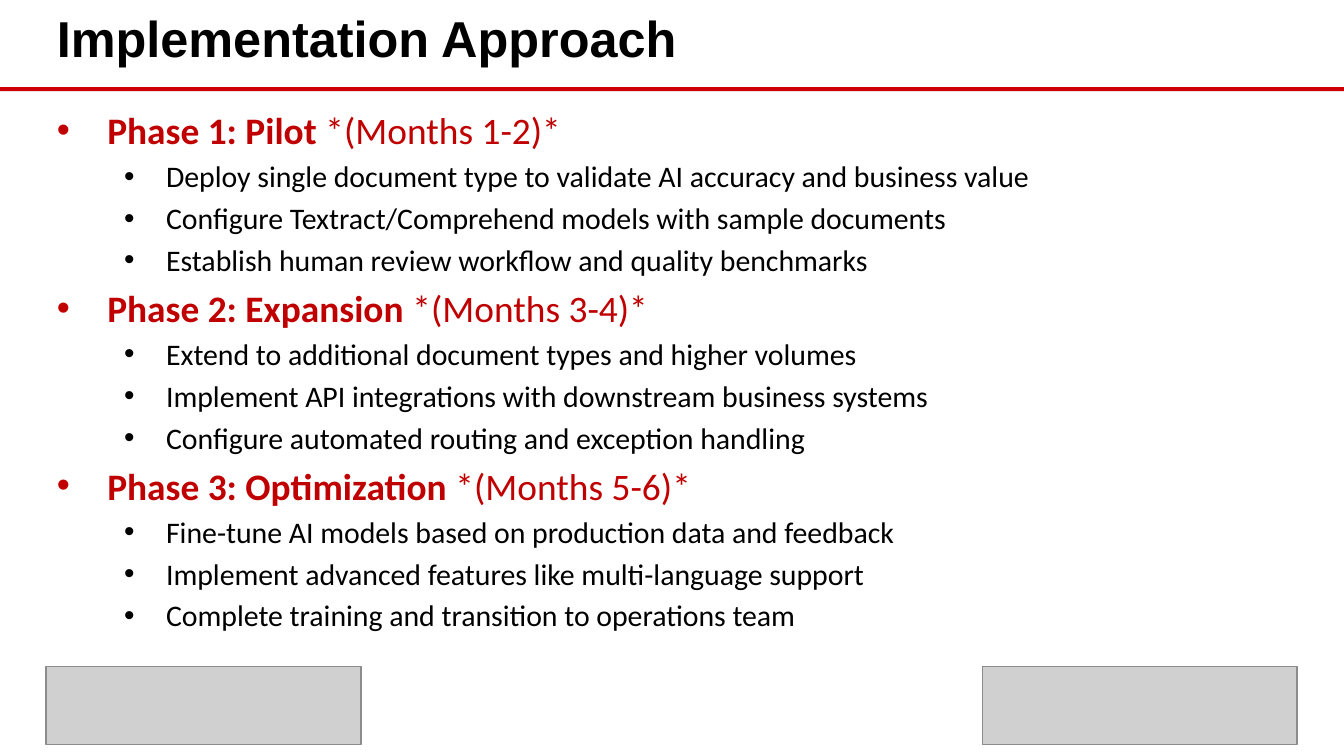
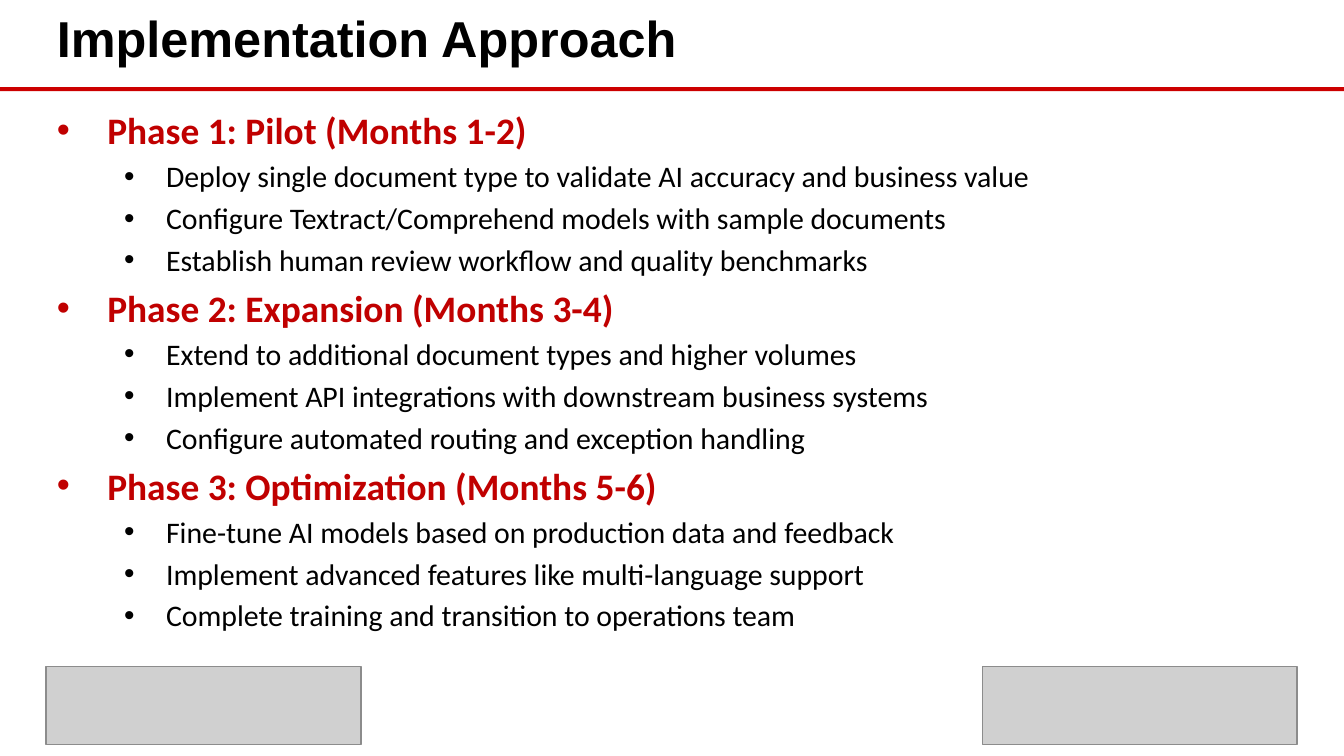
Before and after one commit to eoframework/solutions, a slide deck: slide 4 of solutions/aws/ai/intelligent-document-processing/presales/solution-briefing.pptx. Drawn at 1344x756 pixels with LibreOffice and Linux fonts; fonts in the diff are those of the drawing; grey boxes stand for pictures; background and template pictures are left out. Boxes give left, top, right and bottom in pixels: in the first picture for what was removed or moved away, otherwise in the second. Text is boxed around its words. In the diff, an @@ line names an element or a change of style, - is before the commit and + after.

Commit message:
Fix Implementation Approach timeline formatting in solution briefings
Remove markdown italic syntax from phase timelines to prevent asterisks appearing in PowerPoint presentations.

Changed from: **Phase 1: Pilot** *(Months 1-2)*
Changed to: **Phase 1: Pilot (Months 1-2)**

Applied to all 3 AWS solutions:
- AWS Intelligent Document Processing
- AWS Disaster Recovery for Web Applications
- AWS Cloud Migration - On-Premise to Cloud

Regenerated all solution-briefing.pptx files with corrected formatting.

```diff
--- a/solutions/aws/ai/intelligent-document-processing/presales/solution-briefing.pptx
+++ b/solutions/aws/ai/intelligent-document-processing/presales/solution-briefing.pptx
@@ text at <box>107,116,527,150</box>: text changed; bold on @@
-• Phase 1: Pilot *(Months 1-2)*
+• Phase 1: Pilot (Months 1-2)
@@ text at <box>107,294,614,328</box>: text changed @@
-• Phase 2: Expansion *(Months 3-4)*
+• Phase 2: Expansion (Months 3-4)
@@ text at <box>107,472,657,506</box>: text changed @@
-• Phase 3: Optimization *(Months 5-6)*
+• Phase 3: Optimization (Months 5-6)
```
Also in this commit, not shown: 46 other files.
